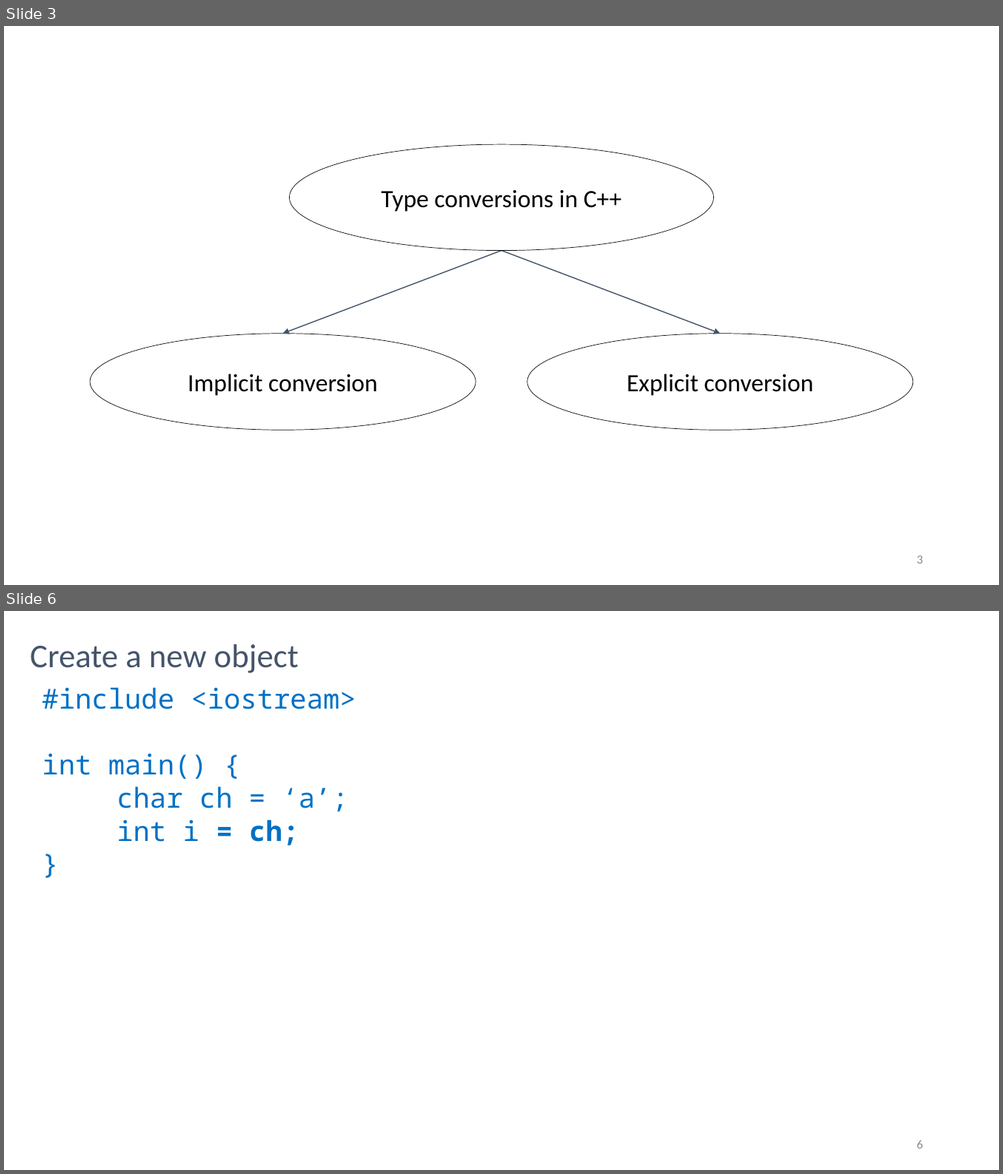
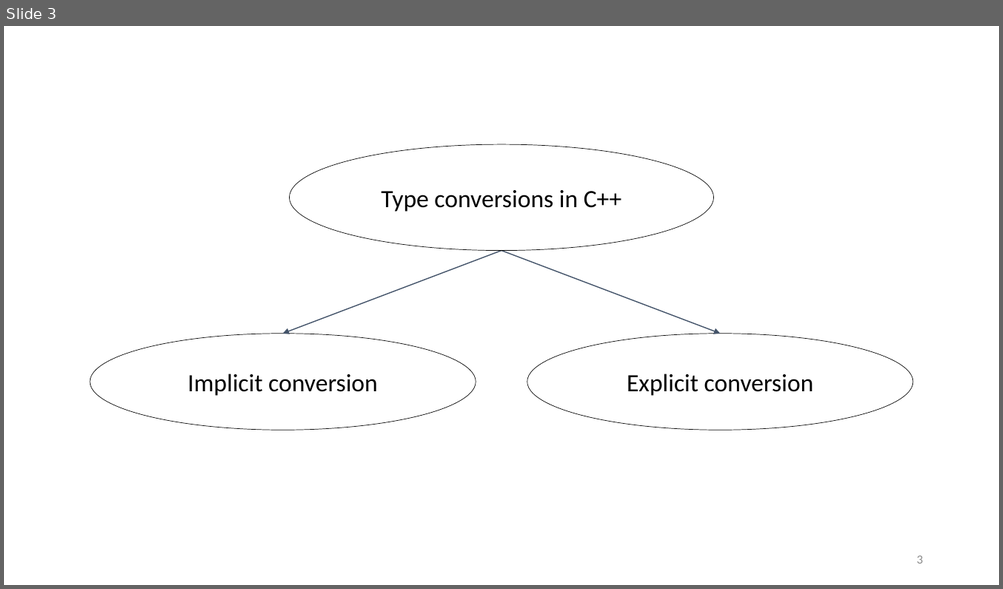
Before and after one commit to rarutyun/cpp-courses, a slide deck: 05_casts/05_Type_Conversion.pptx. Shown one above the other, each under a label of ours: slides 3 and 6 before the commit, slide 3 after it; the slides between them are not shown. The pictures are 1003x1174 and 1003x589 pixels, drawn with LibreOffice and Linux fonts; fonts in the diff are those of the drawing. Boxes give left, top, right and bottom in pixels: in the first picture for what was removed or moved away, otherwise in the second. Text is boxed around its words. In the diff, an @@ line names an element or a change of style, - is before the commit and + after.

```diff
--- a/05_casts/05_Type_Conversion.pptx
+++ b/05_casts/05_Type_Conversion.pptx
@@ slide 6 removed at <box>4,611,999,1170</box>, background #FFFFFF @@
@@ title removed at <box>30,644,299,673</box> @@
-Create a new object
@@ text removed at <box>42,687,356,846</box> @@
-#include <iostream>
-int main() {
-char ch = ‘a’;
-int i = ch;
-}
@@ page number removed at <box>916,1141,922,1149</box> @@
-6
```
Also in this commit, not shown: 26 other slides removed, 17 other files.
